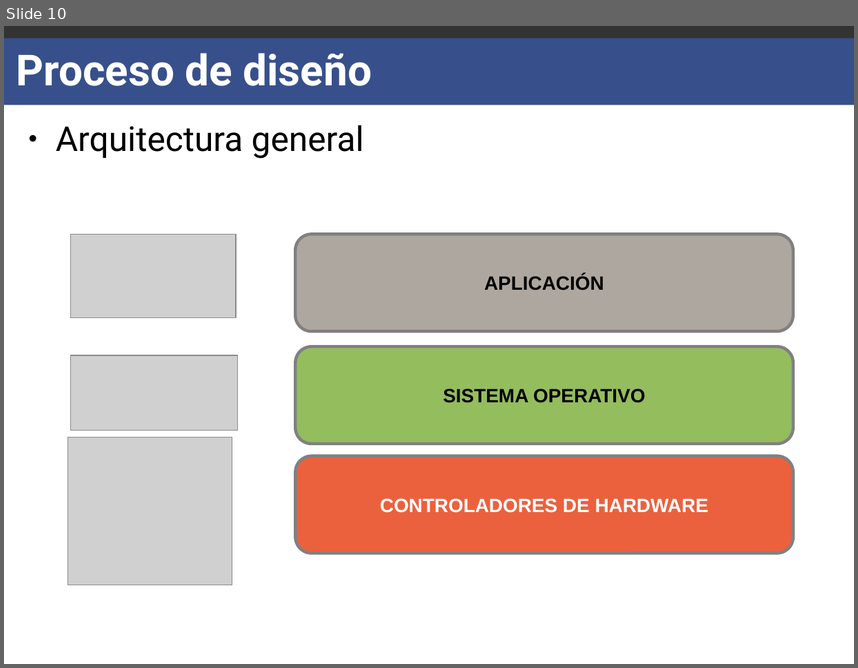
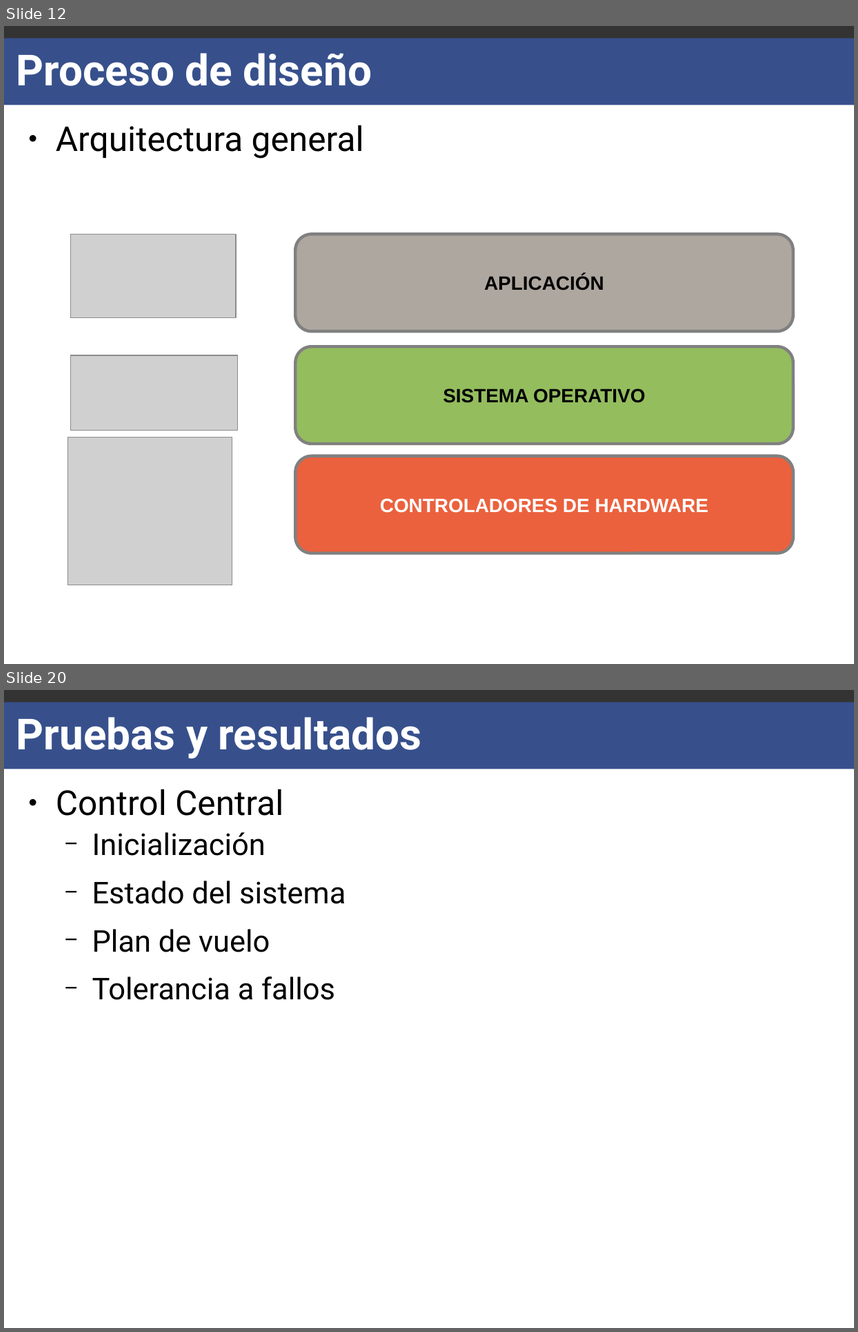
Before and after one commit to carlgonz/Trabajo-de-titulo, a slide deck: Presentacion/Moria-Presentacion.odp. Shown one above the other, each under a label of ours: slide 10 before the commit, slides 12 and 20 after it; the slides between them are not shown. The pictures are 858x668 and 858x1332 pixels, drawn with LibreOffice and Linux fonts; fonts in the diff are those of the drawing; grey boxes stand for pictures. Boxes give left, top, right and bottom in pixels: in the first picture for what was removed or moved away, otherwise in the second. Text is boxed around its words. In the diff, an @@ line names an element or a change of style, - is before the commit and + after.

```diff
--- a/Presentacion/Moria-Presentacion.odp
+++ b/Presentacion/Moria-Presentacion.odp
@@ slide 20 added at (4,690,854,1328), background #FFFFFF; not listed: 2 template elements that a slide beside it also shows @@
@@ title added at (16,717,422,759), 40 pt, text #FFFFFF, bold @@
+Pruebas y resultados
@@ text added at (56,789,346,1000), 28 pt, text #000000 @@
+● Control Central
+  − Inicialización
+  − Estado del sistema
+  − Plan de vuelo
+  − Tolerancia a fallos
@@ what was slide 10 is now slide 12 @@
```
Also in this commit, not shown: 6 slides changed, 12 other slides added, 1 slide removed, 2 other files.
